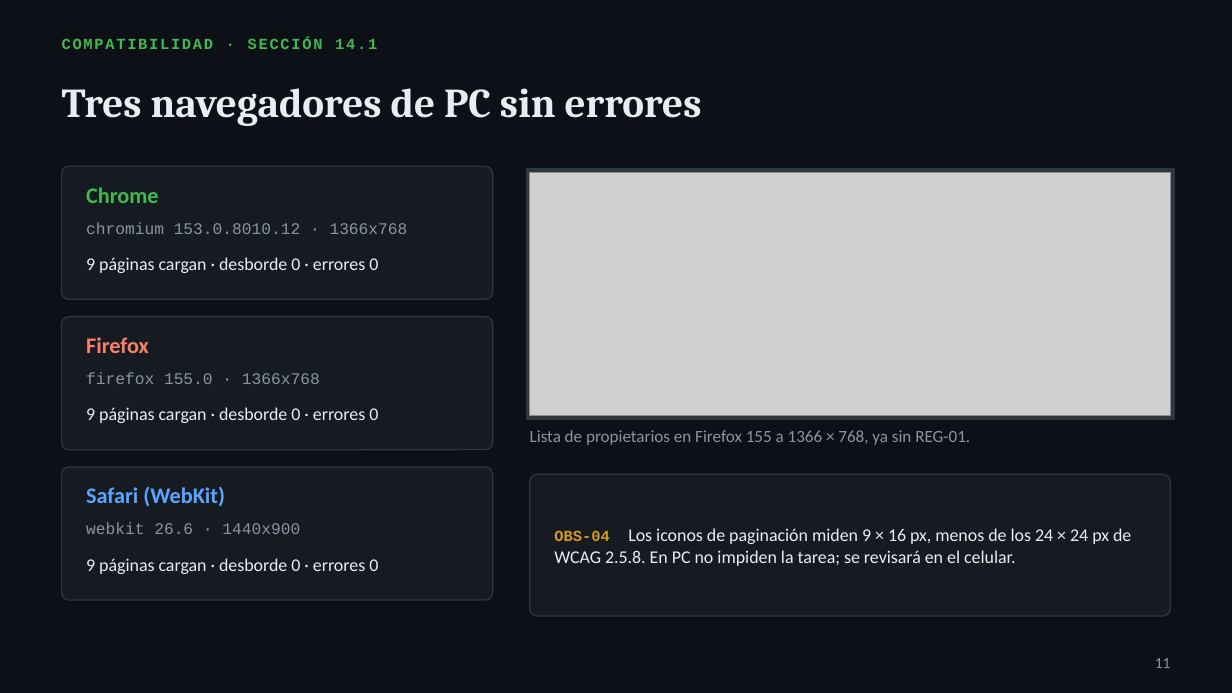
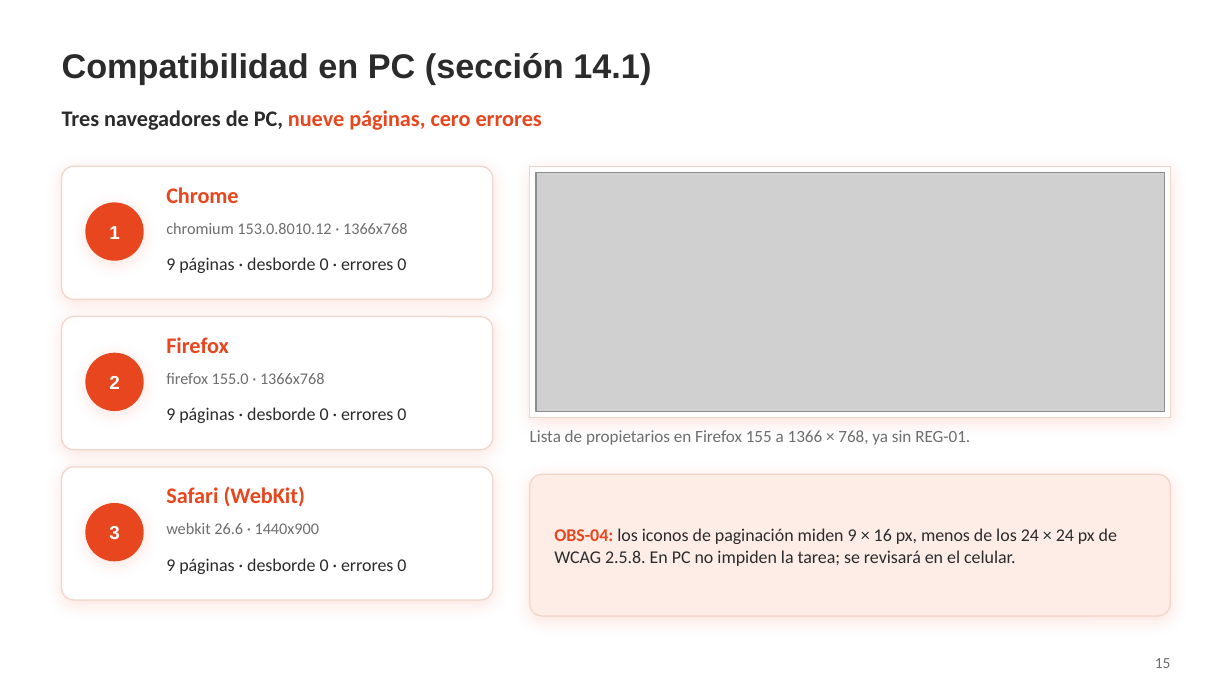
Before and after one commit to Mooneer17/spring-petclinic-apf2, a slide deck: slide 15 of presentacion/APF3_Presentacion.pptx (slide 11 before the commit). Drawn at 1232x693 pixels with LibreOffice and Linux fonts; fonts in the diff are those of the drawing; grey boxes stand for pictures; background and template pictures are left out. Boxes give left, top, right and bottom in pixels: in the first picture for what was removed or moved away, otherwise in the second. Text is boxed around its words. In the diff, an @@ line names an element or a change of style, - is before the commit and + after.

```diff
--- a/presentacion/APF3_Presentacion.pptx
+++ b/presentacion/APF3_Presentacion.pptx
@@ background #0D1117 to picture (left out) @@
@@ title at (x1=62, y1=53, x2=651, y2=84): text changed; size 9 to 20 pt; font Courier New to Arial; text colour #3FB950 to #2B2B2B @@
-COMPATIBILIDAD · SECCIÓN 14.1
+Compatibilidad en PC (sección 14.1)
@@ title "Compatibilidad en PC (sección 14.1)" at (x1=62, y1=53, x2=651, y2=84): vertical alignment top to middle @@
@@ text at (x1=62, y1=110, x2=542, y2=130): text changed; size 24 to 13 pt; font Cambria to Calibri; text colour #E6EDF3 to #E8461E @@
-Tres navegadores de PC sin errores
+Tres navegadores de PC, nueve páginas, cero errores
@@ rectangle resized from (x1=526, y1=169, x2=1174, y2=420) to (x1=530, y1=166, x2=1170, y2=418) @@
@@ rectangle at (x1=530, y1=166, x2=1170, y2=418): fill #30363D to #FFFFFF; outline #30363D 0.5 pt to #F2D5CA 0.5 pt; shadow on @@
@@ picture resized from (x1=530, y1=172, x2=1170, y2=416) to (x1=536, y1=172, x2=1164, y2=411) @@
@@ ellipse added at (x1=86, y1=203, x2=143, y2=260), fill #E8461E, outline #E8461E 1 pt @@
@@ text "Chrome" moved from (x1=86, y1=187, x2=158, y2=203) to (x1=166, y1=187, x2=238, y2=203) @@
@@ text "Chrome" at (x1=166, y1=187, x2=238, y2=203): text colour #3FB950 to #E8461E @@
@@ text added at (x1=109, y1=226, x2=119, y2=239), 11 pt, text #FFFFFF, bold @@
+1
@@ text "chromium 153.0.8010.12 · 1366x768" moved from (x1=86, y1=222, x2=408, y2=234) to (x1=166, y1=223, x2=407, y2=234) @@
@@ text at (x1=166, y1=257, x2=406, y2=273): text changed; text colour #E6EDF3 to #2B2B2B @@
-9 páginas cargan · desborde 0 · errores 0
+9 páginas · desborde 0 · errores 0
@@ ellipse added at (x1=86, y1=354, x2=143, y2=410), fill #E8461E, outline #E8461E 1 pt @@
@@ text "Firefox" moved from (x1=86, y1=337, x2=149, y2=353) to (x1=166, y1=337, x2=229, y2=353) @@
@@ text "Firefox" at (x1=166, y1=337, x2=229, y2=353): text colour #F78166 to #E8461E @@
@@ text added at (x1=109, y1=376, x2=119, y2=389), 11 pt, text #FFFFFF, bold @@
+2
@@ text "firefox 155.0 · 1366x768" moved from (x1=86, y1=372, x2=320, y2=384) to (x1=166, y1=373, x2=324, y2=384) @@
@@ text at (x1=166, y1=407, x2=406, y2=423): text changed; text colour #E6EDF3 to #2B2B2B @@
-9 páginas cargan · desborde 0 · errores 0
+9 páginas · desborde 0 · errores 0
@@ text "Lista de propietarios en Firefox ..." at (x1=530, y1=430, x2=970, y2=445): text colour #8B949E to #6E6E6E @@
@@ fill #161B22 to #FFFFFF; outline #30363D 0.75 pt to #F2D5CA 0.75 pt; shadow on; proportions changed in 3 elements at (x1=62, y1=166, x2=493, y2=299), (x1=62, y1=317, x2=493, y2=450), (x1=62, y1=467, x2=493, y2=600) @@
@@ rounded rectangle at (x1=530, y1=474, x2=1170, y2=616): fill #161B22 to #FDEDE6; outline #30363D 0.75 pt to #F2D5CA 0.75 pt; shadow on; proportions changed @@
@@ ellipse added at (x1=86, y1=504, x2=143, y2=561), fill #E8461E, outline #E8461E 1 pt @@
@@ text "Safari (WebKit)" moved from (x1=86, y1=486, x2=225, y2=506) to (x1=166, y1=486, x2=306, y2=506) @@
@@ text "Safari (WebKit)" at (x1=166, y1=486, x2=306, y2=506): text colour #58A6FF to #E8461E @@
@@ text added at (x1=109, y1=526, x2=119, y2=540), 11 pt, text #FFFFFF, bold @@
+3
@@ font Courier New to Calibri, text colour #8B949E to #6E6E6E in 3 elements at (x1=166, y1=223, x2=407, y2=234), (x1=166, y1=373, x2=324, y2=384), (x1=166, y1=522, x2=319, y2=534) @@
@@ text "webkit 26.6 · 1440x900" moved from (x1=86, y1=522, x2=300, y2=534) to (x1=166, y1=522, x2=319, y2=534) @@
@@ text at (x1=554, y1=528, x2=1117, y2=566): text changed; text colour #E6EDF3 to #2B2B2B @@
-OBS-04 Los iconos de paginación miden 9 × 16 px, menos de los 24 × 24 px de WCAG 2.5.8. En PC no impiden la tarea; se revisará en el celular.
+OBS-04: los iconos de paginación miden 9 × 16 px, menos de los 24 × 24 px de WCAG 2.5.8. En PC no impiden la tarea; se revisará en el celular.
@@ text at (x1=166, y1=558, x2=406, y2=574): text changed; text colour #E6EDF3 to #2B2B2B @@
-9 páginas cargan · desborde 0 · errores 0
+9 páginas · desborde 0 · errores 0
@@ page number at (x1=1155, y1=658, x2=1171, y2=668): text changed; text colour #8B949E to #6E6E6E @@
-11
+15
```
Also in this commit, not shown: 17 other slides changed, 5 slides added, 1 other file.
